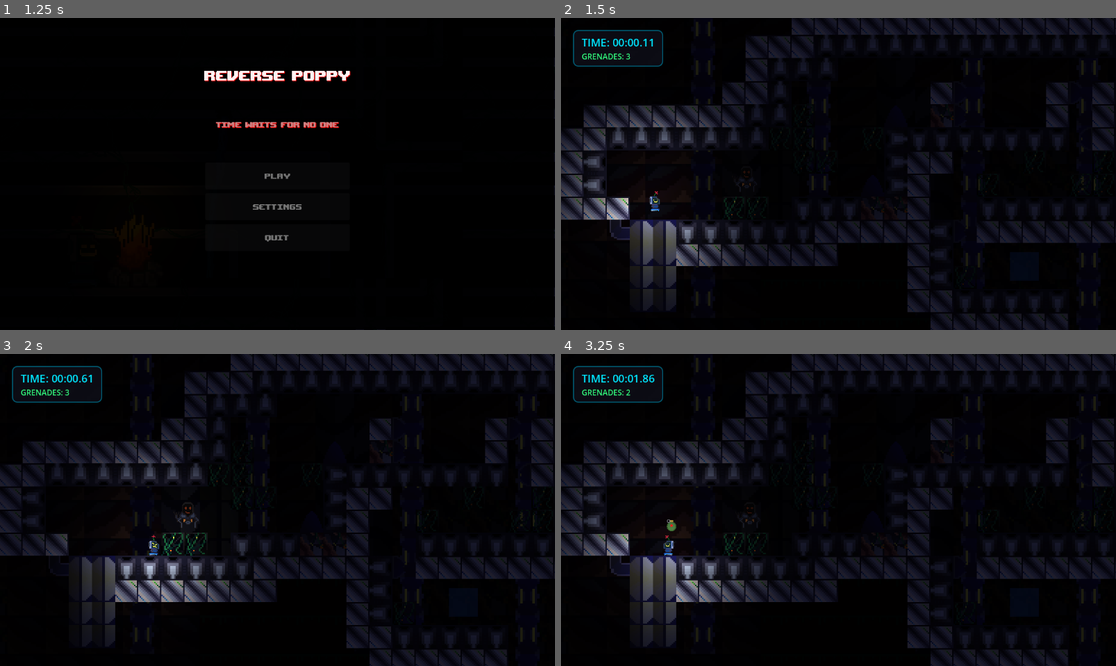
Above: before the commit, frames 1-4 (two rows, left to right).
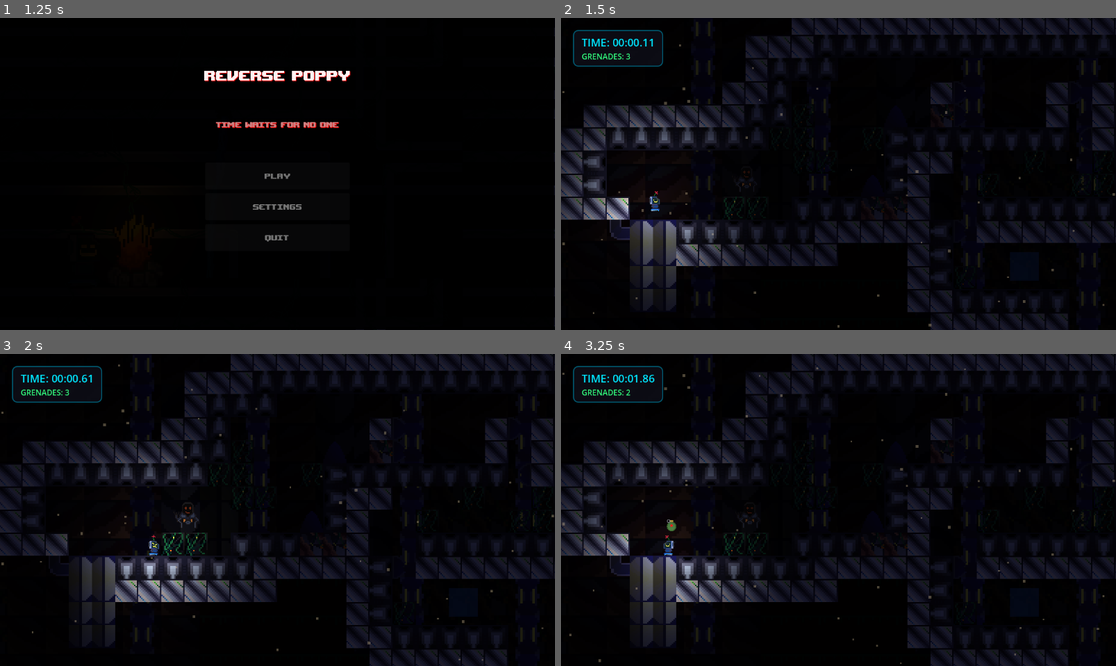
Above: after the commit, the same moments.

Repository: rafiathallah3/Reverse-Poppy
Game: Godot game, scene res://scene/StartMenu.tscn
The game is run twice, just before and just after one commit, with the same random seed, the same clock (stepped at 60 frames per second) and the same inputs. Sound files missing from this copy of the repository are replaced by a short silence.
Inputs (mouse positions are in pixels of both pictures, inside the frame that each line leads up to):
- Up to frame 1 (1.25 s): click "PLAY" at 0.5 s
- Up to frame 2 (1.5 s): tap Enter at 1.25 s; move the mouse to (960, 158) at 1.27 s; hold D (move_right) from 1.28 s (still down); tap Y (interact) at 1.35 s; click (960, 158) at 1.42 s
- Up to frame 3 (2 s): keep holding D (move_right); tap Space (jump) at 1.52 s
- Up to frame 4 (3.25 s): release D (move_right) at 2 s; drag from (727, 525) to (871, 522) at 2.02 s; move the mouse to (894, 441) at 2.77 s; hold A (move_left) from 2.78 s (still down); hold F (grenade) from 2.78 s (still down); tap Y (interact) at 2.85 s

Frame 1 is identical in both runs. In frame 2, 0.1% of the frame differs, in the area x 0-100%, y 8-100%; in frame 3, 0.1%; in frame 4, 0.2%, in the area x 0-100%, y 4-100%.

Commit message:
feat: nambahin reverse particle

Diff:
--- a/scene/level1.tscn
+++ b/scene/level1.tscn
@@ -9,6 +9,7 @@
 [ext_resource type="PackedScene" uid="uid://brx5x6b7jlyd4" path="res://prefab/level_finish.tscn" id="7_3ud3r"]
 [ext_resource type="PackedScene" uid="uid://bq37curpo5rm1" path="res://prefab/enemy_1.tscn" id="8_3ud3r"]
 [ext_resource type="PackedScene" uid="uid://dr2lmx8tbee1j" path="res://prefab/time_trigger_area.tscn" id="8_ldwqa"]
+[ext_resource type="Texture2D" uid="uid://53n8rlagdxb8" path="res://assets/PipesBackground.png" id="9_pipes"]
 
 [sub_resource type="RectangleShape2D" id="RectangleShape2D_platform"]
 size = Vector2(337, 50)
@@ -500,3 +501,36 @@
 
 [node name="TimeTriggerArea" parent="." unique_id=483465147 instance=ExtResource("8_ldwqa")]
 position = Vector2(867, 453)
+
+[node name="BackgroundCanvas" type="CanvasLayer" parent="." unique_id=334985016]
+layer = -100
+
+[node name="SkyBackground" type="TextureRect" parent="BackgroundCanvas" unique_id=334985017]
+modulate = Color(0.12, 0.12, 0.2, 1)
+anchors_preset = 15
+anchor_right = 1.0
+anchor_bottom = 1.0
+grow_horizontal = 2
+grow_vertical = 2
+texture = ExtResource("9_pipes")
+expand_mode = 1
+stretch_mode = 6
+
+[node name="ParticleCanvas" type="CanvasLayer" parent="." unique_id=334985018]
+layer = 1
+
+[node name="TimeDustParticles" type="CPUParticles2D" parent="ParticleCanvas" unique_id=12494085]
+position = Vector2(576, 680)
+amount = 60
+lifetime = 12.0
+preprocess = 10.0
+emission_shape = 3
+emission_rect_extents = Vector2(576, 1)
+direction = Vector2(0, -1)
+spread = 0.0
+gravity = Vector2(0, 0)
+initial_velocity_min = 50.0
+initial_velocity_max = 80.0
+scale_amount_min = 3.0
+scale_amount_max = 6.0
+color = Color(1, 0.9, 0.7, 0.3)
--- a/scripts/grenade.gd
+++ b/scripts/grenade.gd
@@ -74,13 +74,9 @@
 		set_physics_process(false)
 		return
 
-	# If already exploded, we wait in the background for time scrubbing history cleanup
+	# If already exploded, we pause physics processing and wait for time scrubbing
 	if is_exploded:
-		current_recording_time += delta
-		_record_history()
-		# Clean up if the explosion has fallen out of the 5-second rewind history window
-		if current_recording_time - explosion_real_time > max_history_duration:
-			queue_free()
+		set_physics_process(false)
 		return
 
 	# Apply physics
@@ -99,14 +95,17 @@
 	time_remaining -= delta
 	if time_remaining <= 0.0:
 		explode()
+		return
 
 	# Update recording parameters
 	current_recording_time += delta
 	_record_history()
 
 func _record_history() -> void:
+	var st = get_node_or_null("/root/SceneTransition")
+	var record_time = st.elapsed_time if st else current_recording_time
 	history.append({
-		"time": current_recording_time,
+		"time": record_time,
 		"pos": position,
 		"vel": velocity,
 		"time_rem": time_remaining,
@@ -115,9 +114,6 @@
 		"visible": visible
 	})
 
-	# Limit history length
-	while history.size() > 0 and (current_recording_time - history[0]["time"]) > max_history_duration:
-		history.remove_at(0)
 
 func _on_body_entered(body: Node2D) -> void:
 	if is_exploded:
@@ -203,7 +199,11 @@
 		return
 
 	is_exploded = true
-	explosion_real_time = current_recording_time
+	var st = get_node_or_null("/root/SceneTransition")
+	explosion_real_time = st.elapsed_time if st else current_recording_time
+
+	# Record the exploded state in history immediately
+	_record_history()
 
 	# Hide visual representation
 	visible = false
@@ -325,11 +325,9 @@
 	is_paused = paused
 	set_physics_process(not paused)
 
-func scrub_time(offset_ms: float) -> void:
+func scrub_time_absolute(target_time: float) -> void:
 	if history.size() == 0:
 		return
-
-	var target_time = current_recording_time - (offset_ms / 1000.0)
 
 	var closest_entry = history[0]
 	var min_diff = abs(closest_entry["time"] - target_time)
@@ -354,11 +352,20 @@
 
 	queue_redraw()
 
+func scrub_time(offset_ms: float) -> void:
+	if history.size() == 0:
+		return
+
+	var latest_time = history[history.size() - 1]["time"]
+	var target_time = latest_time - (offset_ms / 1000.0)
+	scrub_time_absolute(target_time)
+
 func commit_scrubbed_state(offset_ms: float) -> void:
 	if history.size() == 0:
 		return
 
-	var target_time = current_recording_time - (offset_ms / 1000.0)
+	var latest_time = history[history.size() - 1]["time"]
+	var target_time = latest_time - (offset_ms / 1000.0)
 
 	var new_history = []
 	for entry in history:
@@ -368,5 +375,9 @@
 	history = new_history
 	if history.size() > 0:
 		current_recording_time = history[history.size() - 1]["time"]
+		var last_entry = history[history.size() - 1]
+		is_exploded = last_entry["exploded"]
+		if not is_exploded:
+			set_physics_process(true)
 	else:
 		current_recording_time = 0.0
--- a/scripts/scene_transition.gd
+++ b/scripts/scene_transition.gd
@@ -6,6 +6,7 @@
 
 # GLOBAL REVERSE STATE
 var is_reversing: bool = false
+var is_scrubbing: bool = false
 
 const GLITCH_SHADER = preload("res://shaders/time_glitch.gdshader")
 
@@ -84,16 +85,43 @@
 	grenade_label.add_theme_font_size_override("font_size", 16)
 	grenade_label.add_theme_color_override("font_color", Color(0.2, 1.0, 0.5))
 	vbox.add_child(grenade_label)
-
 	time_slider = HSlider.new()
+	time_slider.min_value = 0.0
 	time_slider.max_value = 5.0
 	time_slider.step = 0.01
 	time_slider.visible = false
 	time_slider.value_changed.connect(_on_slider_changed)
+	time_slider.drag_started.connect(_on_slider_drag_started)
+	time_slider.drag_ended.connect(_on_slider_drag_ended)
 	vbox.add_child(time_slider)
 
 func _on_slider_changed(value: float) -> void:
-	get_tree().call_group("rewindable_objects", "scrub_time", value * 1000.0)
+	update_timer_text_to_val(value)
+
+	var objects = get_tree().get_nodes_in_group("rewindable_objects")
+	for obj in objects:
+		if obj.has_method("scrub_time_absolute"):
+			obj.scrub_time_absolute(value)
+		elif obj.has_method("scrub_time"):
+			var offset_ms = (elapsed_time - value) * 1000.0
+			obj.scrub_time(offset_ms)
+
+	# Dynamic visuals modulation for Background TimeDustParticles & SkyBackground
+	var current_scene = get_tree().current_scene
+	if current_scene:
+		var bg_particles = current_scene.get_node_or_null("ParticleCanvas/TimeDustParticles")
+		if not bg_particles:
+			bg_particles = current_scene.get_node_or_null("BackgroundCanvas/TimeDustParticles")
+		if bg_particles:
+			var max_val = time_slider.max_value if time_slider.max_value > time_slider.min_value else 5.0
+			var speed_factor = clamp((value - time_slider.min_value) / (max_val - time_slider.min_value), 0.0, 1.0) if max_val > time_slider.min_value else 1.0
+			bg_particles.speed_scale = -1.0 - (speed_factor * 4.0)
+
+		var bg_sky = current_scene.get_node_or_null("BackgroundCanvas/SkyBackground")
+		if bg_sky:
+			var max_val = time_slider.max_value if time_slider.max_value > time_slider.min_value else 5.0
+			var t = clamp((value - time_slider.min_value) / (max_val - time_slider.min_value), 0.0, 1.0) if max_val > time_slider.min_value else 1.0
+			bg_sky.modulate = Color(0.12, 0.12, 0.2, 1.0).lerp(Color(0.45, 0.65, 1.0, 1.0), t)
 
 func reset_overlay_position() -> void:
 	var viewport_size = get_viewport().get_visible_rect().size
@@ -133,12 +161,34 @@
 		update_timer_text()
 	update_grenade_counter()
 
+	# Dynamic particle direction reversal based on is_reversing state
+	if not is_scrubbing:
+		var current_scene = get_tree().current_scene
+		if current_scene:
+			var bg_particles = current_scene.get_node_or_null("ParticleCanvas/TimeDustParticles")
+			if not bg_particles:
+				bg_particles = current_scene.get_node_or_null("BackgroundCanvas/TimeDustParticles")
+			if bg_particles:
+				if is_reversing:
+					bg_particles.speed_scale = -1.0
+				else:
+					if bg_particles.speed_scale != 1.0:
+						bg_particles.speed_scale = 1.0
+
 func update_timer_text() -> void:
 	if not timer_label: return
 	var minutes = int(elapsed_time / 60.0)
 	var seconds = int(elapsed_time) % 60
 	var centiseconds = int((elapsed_time - int(elapsed_time)) * 100)
 	timer_label.text = "TIME: %02d:%02d.%02d" % [minutes, seconds, centiseconds]
+
+func update_timer_text_to_val(time_val: float) -> void:
+	if not timer_label: return
+	var minutes = int(time_val / 60.0)
+	var seconds = int(time_val) % 60
+	var centiseconds = int((time_val - int(time_val)) * 100)
+	timer_label.text = "TIME: %02d:%02d.%02d" % [minutes, seconds, centiseconds]
+
 
 func update_grenade_counter() -> void:
 	if not grenade_label: return
@@ -150,14 +200,44 @@
 		grenade_label.text = "GRENADES: %d" % player.grenades
 
 func start_reverse_sequence() -> void:
+	is_timer_running = false
 	is_reversing = true
 	timer_label.add_theme_color_override("font_color", Color(0.9, 0.2, 1.0))
 	grenade_label.add_theme_color_override("font_color", Color(0.9, 0.2, 1.0))
 	var style_box = timer_panel.get_theme_stylebox("panel") as StyleBoxFlat
 	if style_box:
 		style_box.border_color = Color(0.9, 0.2, 1.0, 0.8)
-	time_slider.value = 0.0
+
+	# Dynamic slider setup based on thrown grenades
+	var min_time = 0.0
+	var max_time = elapsed_time
+	var has_grenade_history = false
+
+	var grenades = get_tree().get_nodes_in_group("grenades")
+	if grenades.size() > 0:
+		var oldest_throw = 999999.0
+		var latest_explosion = 0.0
+		for g in grenades:
+			if g.history.size() > 0:
+				has_grenade_history = true
+				var g_throw = g.history[0]["time"]
+				var g_explode = g.explosion_real_time if g.explosion_real_time > 0 else g.current_recording_time
+				if g_throw < oldest_throw:
+					oldest_throw = g_throw
+				if g_explode > latest_explosion:
+					latest_explosion = g_explode
+		if has_grenade_history:
+			min_time = oldest_throw
+			max_time = latest_explosion
+
+	if max_time <= min_time:
+		max_time = min_time + 5.0
+
+	time_slider.min_value = min_time
+	time_slider.max_value = max_time
+	time_slider.value = max_time
 	time_slider.visible = true
+
 	if glitch_overlay:
 		glitch_overlay.visible = true
 		glitch_overlay.modulate.a = 0.4
@@ -240,3 +320,9 @@
 
 	var out_tween = create_tween()
 	out_tween.tween_property(black_overlay, "position", Vector2(0, -viewport_size.y), 0.6)
+
+func _on_slider_drag_started() -> void:
+	is_scrubbing = true
+
+func _on_slider_drag_ended(_value_changed: bool) -> void:
+	is_scrubbing = false
